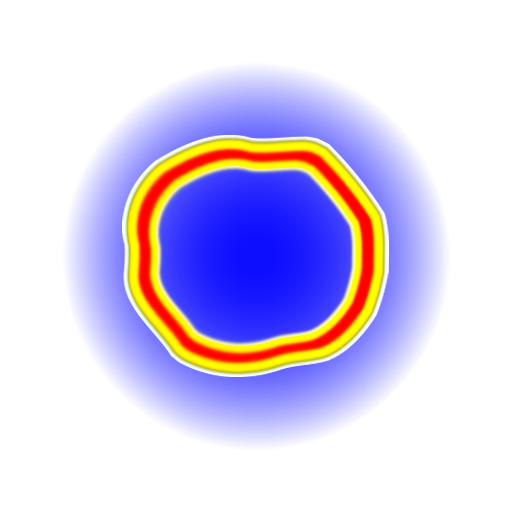
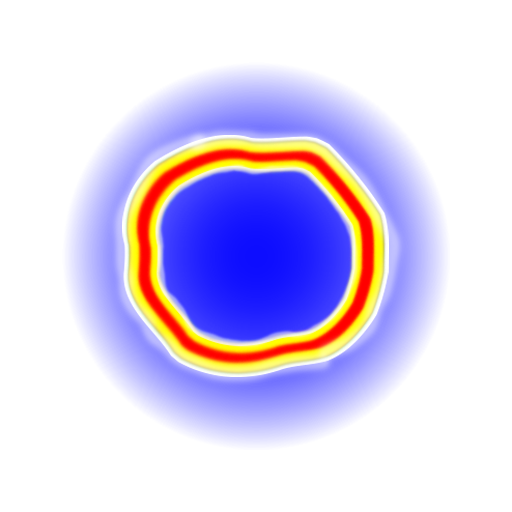
Two versions of the same layered image (512px x 512px). Layer-by-layer changes:
renamed "Слой 12" to "Group 1", blend addition → normal, painted on it over [110, 125, 405, 387]
removed layer "Слой 11" (was addition) over [124, 135, 388, 377]
removed layer "Слой 13" over [110, 125, 405, 387]
